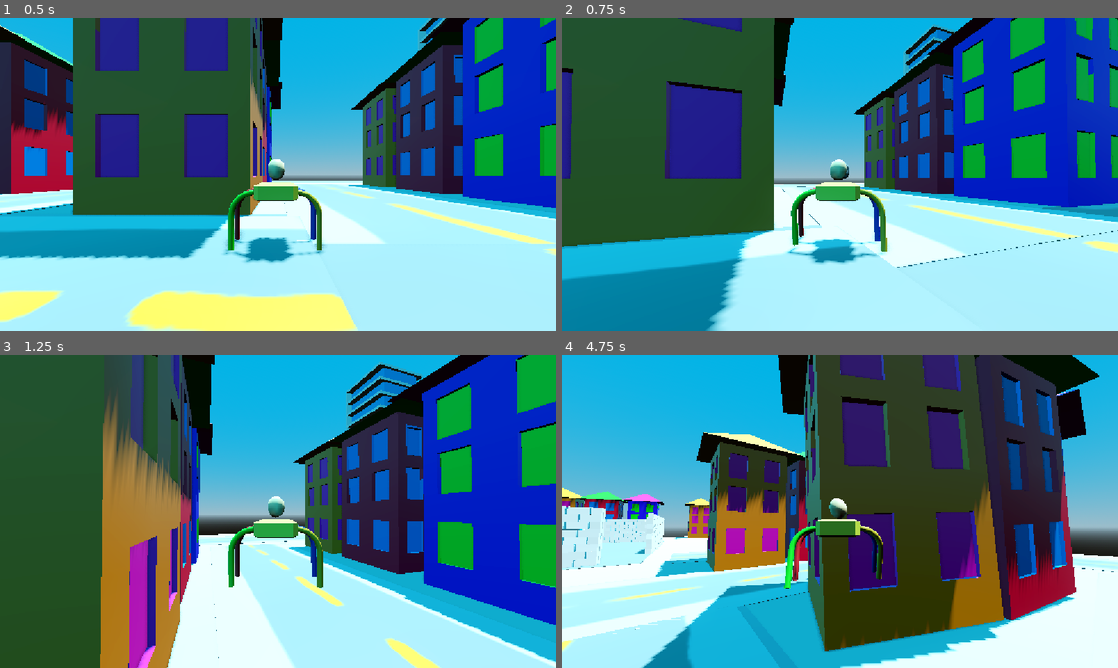
Above: before the commit, frames 1-4 (two rows, left to right).
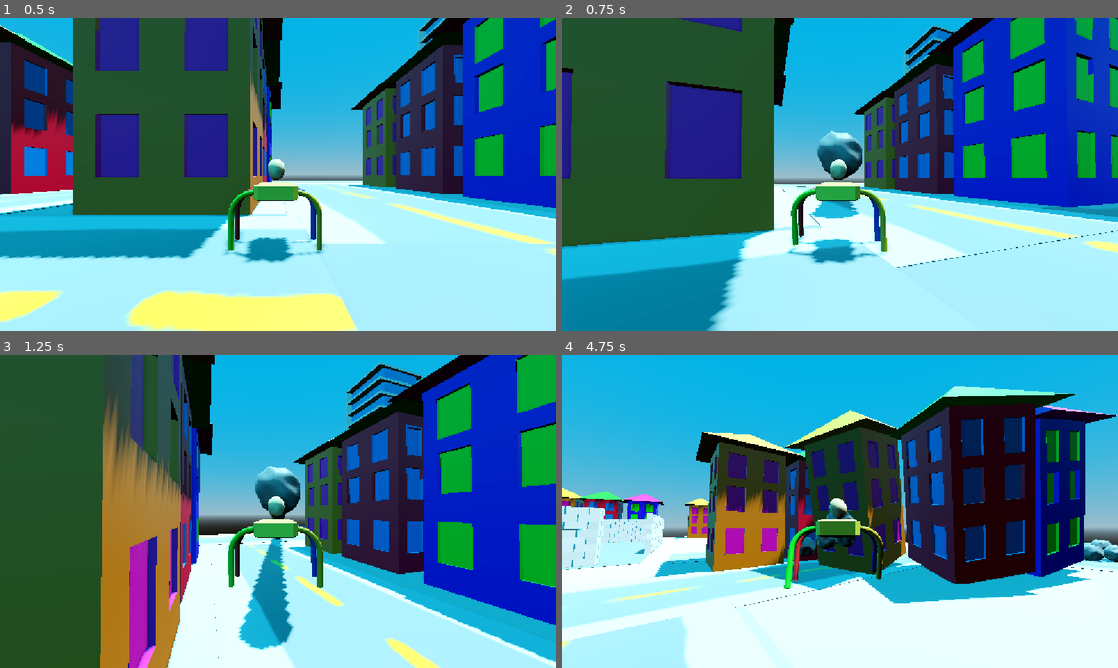
Above: after the commit, the same moments.

Repository: Temuchild6798/city-game
Game: Godot game, scene res://scenes/world.tscn
The game is run twice, just before and just after one commit, with the same random seed, the same clock (stepped at 60 frames per second) and the same inputs.
Inputs (mouse positions are in pixels of both pictures, inside the frame that each line leads up to):
- Up to frame 1 (0.5 s): no input
- Up to frame 2 (0.75 s): tap Enter at 0.5 s; move the mouse to (867, 174) at 0.52 s; press the mouse at (867, 174) at 0.53 s; hold W (forward) from 0.53 s (still down)
- Up to frame 3 (1.25 s): keep holding W (forward); tap Space (jump) at 0.77 s
- Up to frame 4 (4.75 s): keep holding W (forward); move the mouse to (812, 511) at 1.27 s; release the mouse at (812, 511) at 1.28 s; click (812, 511) at 1.35 s; tap Space (jump) at 1.52, 3.02, 3.77, 4.52 s; move the mouse to (851, 505) at 2.02 s; hold Shift (sprint) 2.03-2.78 s; click (851, 505) at 2.3 s; move the mouse to (834, 517) at 2.77 s; click (834, 517) at 2.85 s; move the mouse to (878, 514) at 3.52 s; press the mouse at (878, 514) at 3.53 s; tap R (reload) at 4.15 s; move the mouse to (795, 508) at 4.27 s; release the mouse at (795, 508) at 4.28 s; tap Shift (sprint) at 4.35 s; click (795, 508) at 4.55 s

Frame 1 is identical in both runs. In frame 2, 1.1% of the frame differs, in the area x 44-54%, y 36-65%; in frame 3, 3.0%; in frame 4, 53%, in the area x 0-100%, y 0-100%.
Error after the commit: Invalid access to property or key 'root' on a base object of type 'null instance'. (res://scripts/player.gd:58)

Commit message:
added fixes

Diff:
--- /dev/null
+++ b/scenes/boulder.gd
@@ -0,0 +1,5 @@
+extends RigidBody3D
+
+func _process(delta):
+	if global_position.y <= -40.0:
+		queue_free()
--- a/scenes/boulder.tscn
+++ b/scenes/boulder.tscn
@@ -1,5 +1,6 @@
 [gd_scene format=4 uid="uid://ctng1ac1fb1ig"]
 
+[ext_resource type="Script" uid="uid://d1nxr8rgpx7kj" path="res://scenes/boulder.gd" id="1_7lox5"]
 [ext_resource type="Texture2D" uid="uid://colopvcqrm0a6" path="res://models/boulder_normal grey.png" id="1_475t6"]
 
 [sub_resource type="StandardMaterial3D" id="StandardMaterial3D_lwjh3"]
@@ -47,6 +48,7 @@
 radius = 1.0715936
 
 [node name="boulder" type="RigidBody3D" unique_id=1453407944]
+script = ExtResource("1_7lox5")
 
 [node name="boulder" type="Node3D" parent="." unique_id=71433631]
 
--- a/scripts/player.gd
+++ b/scripts/player.gd
@@ -41,7 +41,8 @@
 		%AnimationPlayer.play("move")
 	else:
 		%AnimationPlayer.play("RESET")
-	move_and_slide()
+	if dead == false:
+		move_and_slide()
 
 func _unhandled_input(event: InputEvent) -> void:
 	if event is InputEventMouseMotion:
@@ -49,7 +50,7 @@
 		%pivot_point.rotation_degrees.x -= event.relative.y * 0.3
 		%pivot_point.rotation_degrees.x = clamp(%pivot_point.rotation_degrees.x, -60, 60)
 func use_item():
-	if Input.is_action_just_pressed("shoot"):
+	if Input.is_action_pressed("shoot"):
 		const boulder = preload("res://scenes/boulder.tscn")
 		var new_boulder = boulder.instantiate()
 		print("muzzle global pos: ", %muzzle.global_position)
Not shown, added: scenes/boulder.gd.uid
